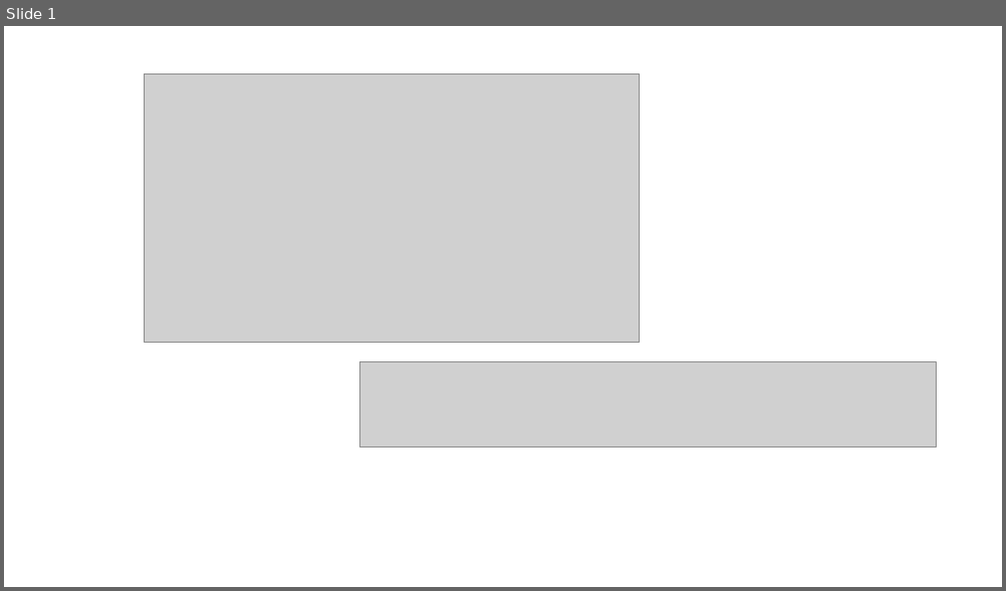
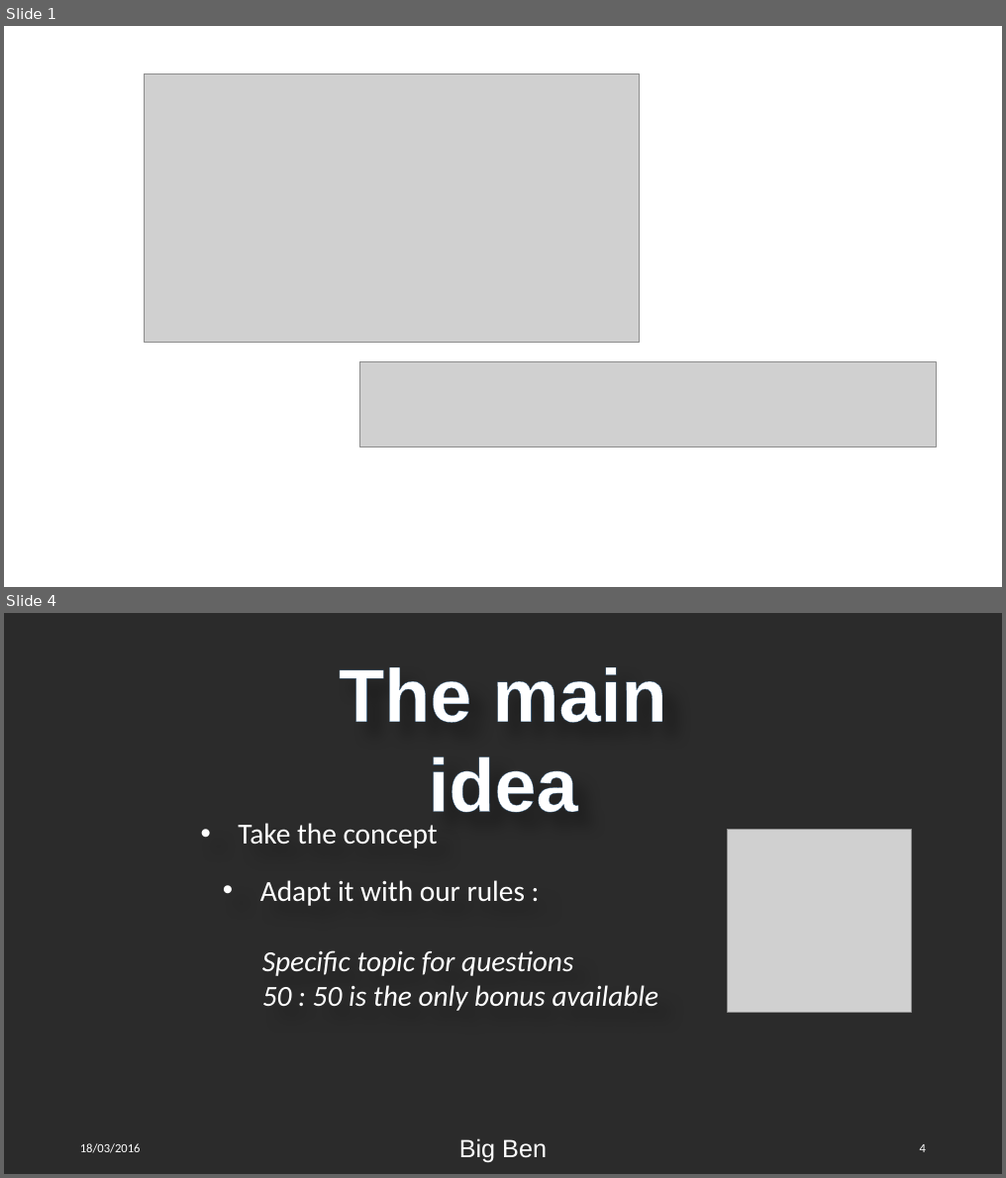
Before and after one commit to Qu1lby/BigBen, a slide deck: Presentation.pptx. Shown one above the other, each under a label of ours: slide 1 before the commit, slides 1 and 4 after it; the slides between them are not shown. The pictures are 1006x591 and 1006x1178 pixels, drawn with LibreOffice and Linux fonts; fonts in the diff are those of the drawing; grey boxes stand for pictures; background and template pictures are left out; a plain dark background stands for a picture behind light text. Boxes give left, top, right and bottom in pixels: in the first picture for what was removed or moved away, otherwise in the second. Text is boxed around its words. In the diff, an @@ line names an element or a change of style, - is before the commit and + after.

```diff
--- a/Presentation.pptx
+++ b/Presentation.pptx
@@ slide 4 added at <box>4,613,1002,1174</box>, background picture (left out) @@
@@ text added at <box>339,667,666,813</box>, 72 pt, text #FFFFFF, bold @@
+The main idea
@@ text added at <box>238,823,438,849</box>, 28 pt, text #FFFFFF @@
+• Take the concept
@@ picture added at <box>728,830,912,1013</box> @@
@@ text added at <box>260,880,659,1011</box>, 28 pt, text #FFFFFF, italic @@
+• Adapt it with our rules :
+Specific topic for questions
+50 : 50 is the only bonus available
@@ text added at <box>80,1144,141,1154</box>, 12 pt, text #FFFFFF @@
+18/03/2016
@@ text added at <box>459,1139,547,1163</box>, 24 pt, text #FFFFFF @@
+Big Ben
@@ page number added at <box>920,1145,926,1153</box>, 12 pt, text #FFFFFF @@
+4
```
Also in this commit, not shown: 3 slides changed, 1 other slide added, 1 other file.
